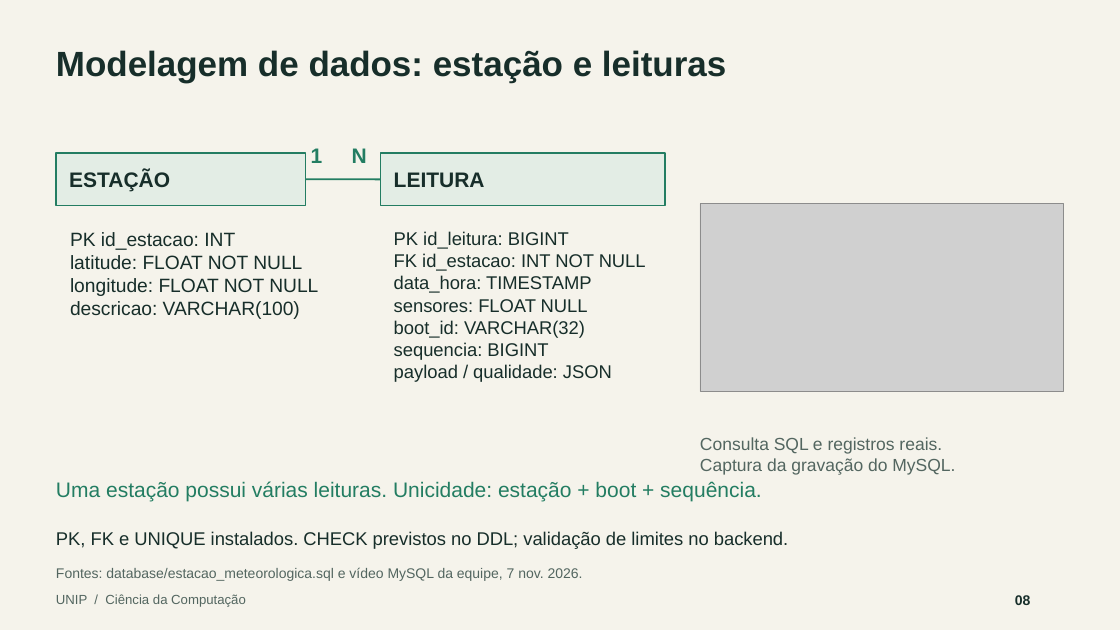
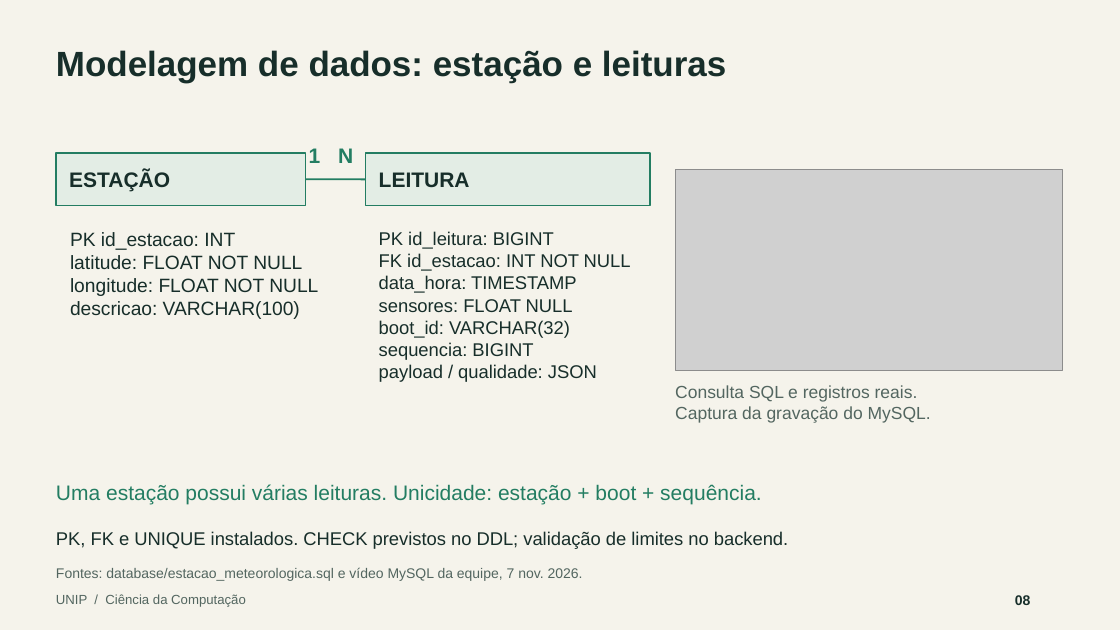
Before and after one commit to ChicooGuk/estacao-meteorologica, a slide deck: slide 8 of docs/apresentacao/apresentacao.pptx. Drawn at 1120x630 pixels with LibreOffice and Linux fonts; fonts in the diff are those of the drawing; grey boxes stand for pictures. Boxes give left, top, right and bottom in pixels: in the first picture for what was removed or moved away, otherwise in the second. Text is boxed around its words. In the diff, an @@ line names an element or a change of style, - is before the commit and + after.

```diff
--- a/docs/apresentacao/apresentacao.pptx
+++ b/docs/apresentacao/apresentacao.pptx
@@ 2 texts, 1 rectangle: place and size @@
-2 texts, 1 rectangle at [352, 148, 665, 205]
+2 texts, 1 rectangle at [338, 148, 650, 205]
@@ picture: place and size @@
-picture at [700, 203, 1063, 392]
+picture at [676, 170, 1063, 370]
@@ line moved from (306, 180) - (381, 180) to (306, 180) - (365, 180) @@
@@ text "PK id_leitura: BIGINT": place and size @@
-text "PK id_leitura: BIGINT" at [394, 231, 646, 382]
+text "PK id_leitura: BIGINT" at [379, 231, 631, 382]
@@ text "Consulta SQL e registros reais.": place and size @@
-text "Consulta SQL e registros reais." at [700, 437, 955, 475]
+text "Consulta SQL e registros reais." at [675, 385, 931, 423]
```
Also in this commit, not shown: 4 other slides changed, 1 other file.
